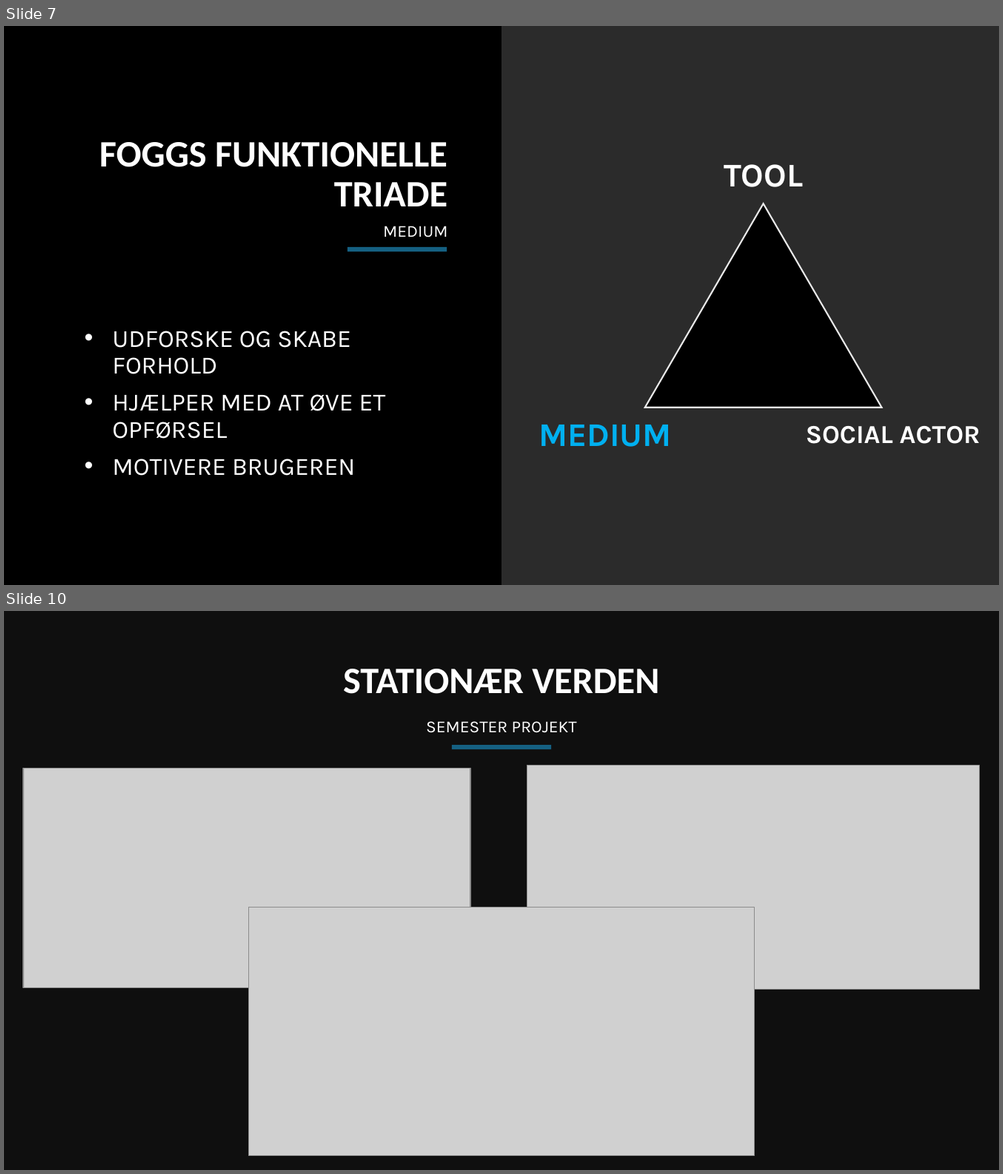
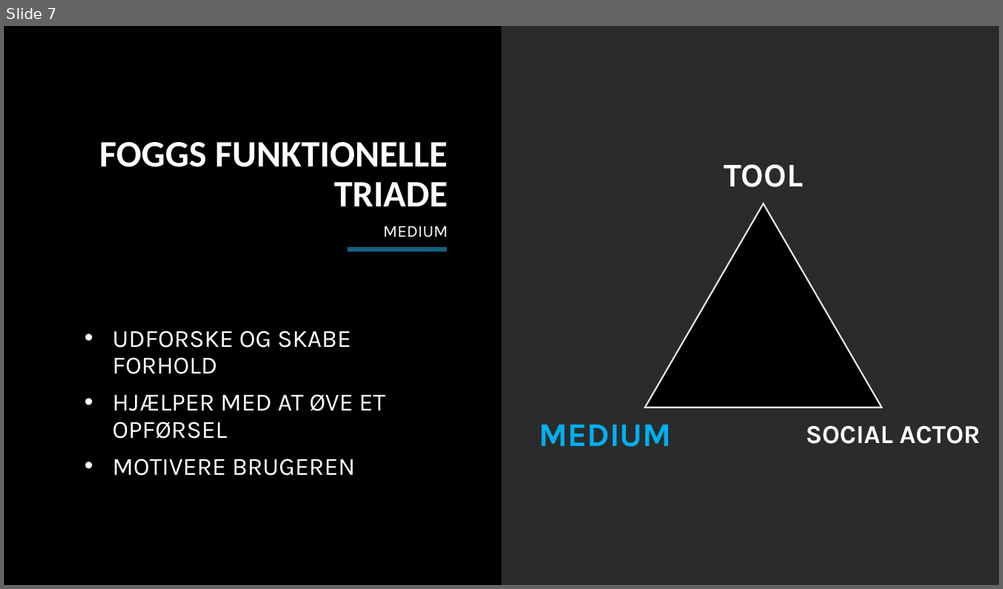
Before and after one commit to GreyZar37/SDU, a slide deck: SDU/Lærings teknologi/4. Adfærdsdesign/Alfærdsdesign Powerpoint.pptx. Shown one above the other, each under a label of ours: slides 7 and 10 before the commit, slide 7 after it; the slides between them are not shown. The pictures are 1003x1174 and 1003x589 pixels, drawn with LibreOffice and Linux fonts; fonts in the diff are those of the drawing; grey boxes stand for pictures; background and template pictures are left out; a plain dark background stands for a picture behind light text. Boxes give left, top, right and bottom in pixels: in the first picture for what was removed or moved away, otherwise in the second. Text is boxed around its words. In the diff, an @@ line names an element or a change of style, - is before the commit and + after.

```diff
--- a/SDU/Lærings teknologi/4. Adfærdsdesign/Alfærdsdesign Powerpoint.pptx
+++ b/SDU/Lærings teknologi/4. Adfærdsdesign/Alfærdsdesign Powerpoint.pptx
@@ slide 10 removed at [4,611,999,1170], background picture (left out) @@
@@ rectangle removed at [4,611,999,1170] @@
@@ text removed at [343,669,659,694] @@
-STATIONÆR VERDEN
@@ title removed at [426,721,577,733] @@
-SEMESTER PROJEKT
@@ rectangle removed at [452,745,551,750] @@
@@ picture removed at [527,766,979,989] @@
@@ picture removed at [23,769,470,988] @@
@@ picture removed at [249,907,754,1156] @@
```
Also in this commit, not shown: 1 slide added, 2 other slides removed, 4 other files.
